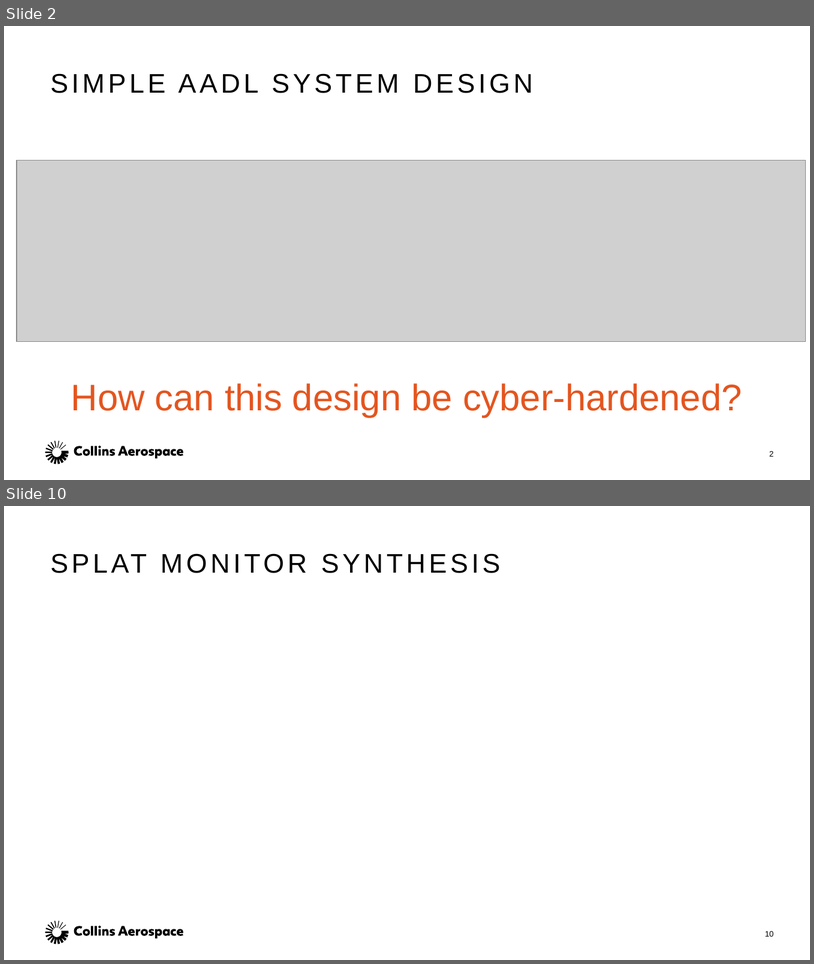
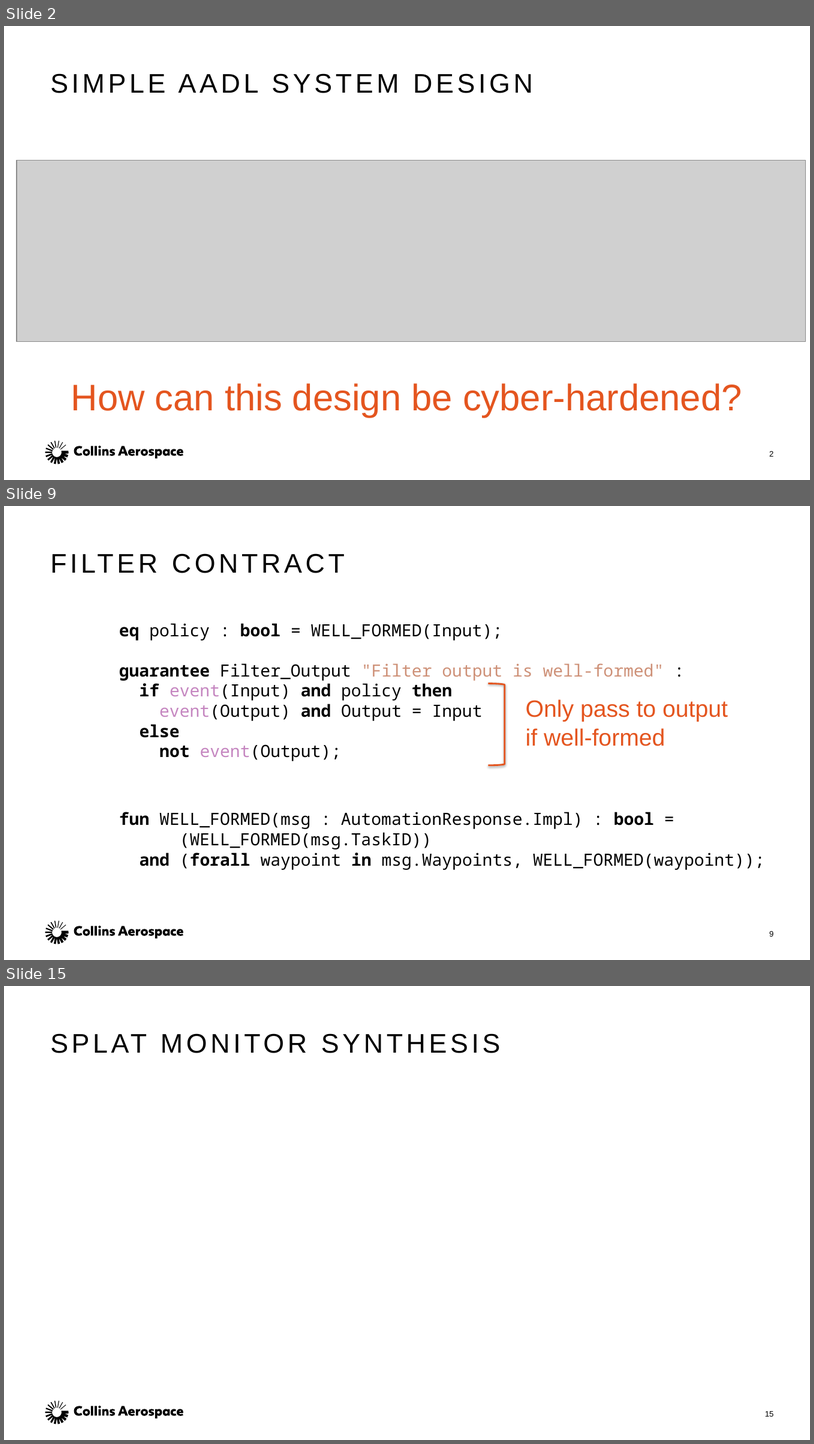
Before and after one commit to ericmercer/verified-mon-flt-synthesis, a slide deck: presentation/MODELS-2021.pptx. Shown one above the other, each under a label of ours: slides 2 and 10 before the commit, slides 2, 9 and 15 after it; the slides between them are not shown. The pictures are 814x964 and 814x1444 pixels, drawn with LibreOffice and Linux fonts; fonts in the diff are those of the drawing; grey boxes stand for pictures. Boxes give left, top, right and bottom in pixels: in the first picture for what was removed or moved away, otherwise in the second. Text is boxed around its words. In the diff, an @@ line names an element or a change of style, - is before the commit and + after.

```diff
--- a/presentation/MODELS-2021.pptx
+++ b/presentation/MODELS-2021.pptx
@@ slide 9 added at (4,506,810,960), background #FFFFFF; not listed: 1 template element that a slide beside it also shows @@
@@ title added at (45,537,770,587), 32 pt, text #000000 @@
+FILTER CONTRACT
@@ text added at (119,623,665,761), 20 pt, text #000000 @@
+eq policy : bool = WELL_FORMED(Input);
+guarantee Filter_Output "Filter output is well-formed" :
+if event(Input) and policy then
+event(Output) and Output = Input
+else
+not event(Output);
@@ right bracket added at (489,683,505,765), outline #E4551F 2 pt @@
@@ text added at (526,699,728,746), 28 pt, text #E4551F @@
+Only pass to output
+if well-formed
@@ text added at (119,811,765,870), 20 pt, text #000000 @@
+fun WELL_FORMED(msg : AutomationResponse.Impl) : bool =
+(WELL_FORMED(msg.TaskID))
+and (forall waypoint in msg.Waypoints, WELL_FORMED(waypoint));
@@ page number added at (770,931,774,936), 9.3 pt, text #000000 @@
+9
@@ what was slide 10 is now slide 15 @@
@@ page number at (765,1411,774,1416): text changed @@
-10
+15
```
Also in this commit, not shown: 5 slides changed, 6 other slides added, 2 slides removed, 1 other file.
